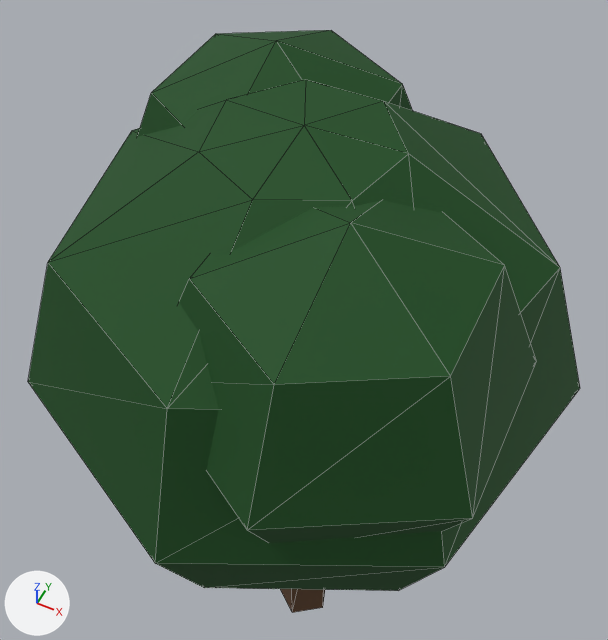
The glTF model land_tree_arctic_round.glb, before and after one commit.
Camera for both pictures: a 50 mm camera at (2.19, -4.38, 10.95) aimed at (-0.38, 0.77, 4.52). Arrows for +X, +Y and +Z are at lower left; the lights stay in place. The picture after the commit comes second. Mesh edges are drawn as thin lines. Vertices at exactly the same position are counted once.
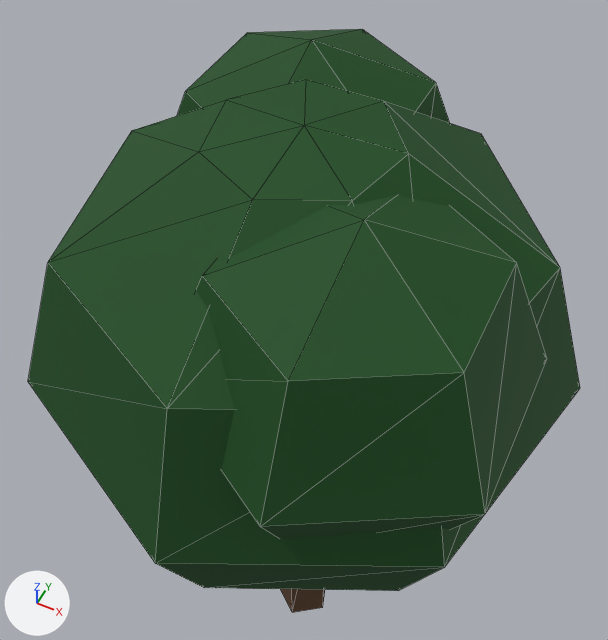
The change, as a diff of the scene's bpy script:
```diff
--- a/land_tree_arctic_round.glb.py
+++ b/land_tree_arctic_round.glb.py
@@ me_mesh_0 @@
 # used by ob_mesh_0; location = (0.0, 0.0, 0.0)
-me_mesh_0.from_pydata(...)  # 106 vertices, 164 faces; spans x -2.34..2.34, y -2.4..2.29, z 0.0..7.53
+me_mesh_0.from_pydata(...)  # 106 vertices, 164 faces; spans x -2.34..2.34, y -2.4..2.43, z 0.0..7.53
+# me_mesh_0 part 1: the loose piece of 20 vertices spanning x -0.53..1.97, y -2.25..0.63, z 4.65..7.53 is moved by (0.06, 0.06, 0.0)
+# me_mesh_0 part 2: the loose piece of 20 vertices spanning x -1.91..0.58, y -0.59..2.29, z 4.65..7.53 is moved by (0.24, 0.14, 0.0)
 me_mesh_0.materials.append(mat_land_trunk)
```

Location of each change, [x1, y1, x2, y2] in pixels of the pictures (608 x 640 px; the box of a moved part takes in the faces that stretch with it):
'Mesh_0', reshaped
    before: [28, 30, 580, 613]
    after: [28, 29, 580, 613]
part 1 of me_mesh_0, moved or reshaped
    before: [179, 200, 537, 543]
    after: [196, 195, 547, 539]
part 2 of me_mesh_0, moved or reshaped
    before: [137, 30, 413, 137]
    after: [177, 29, 450, 123]
